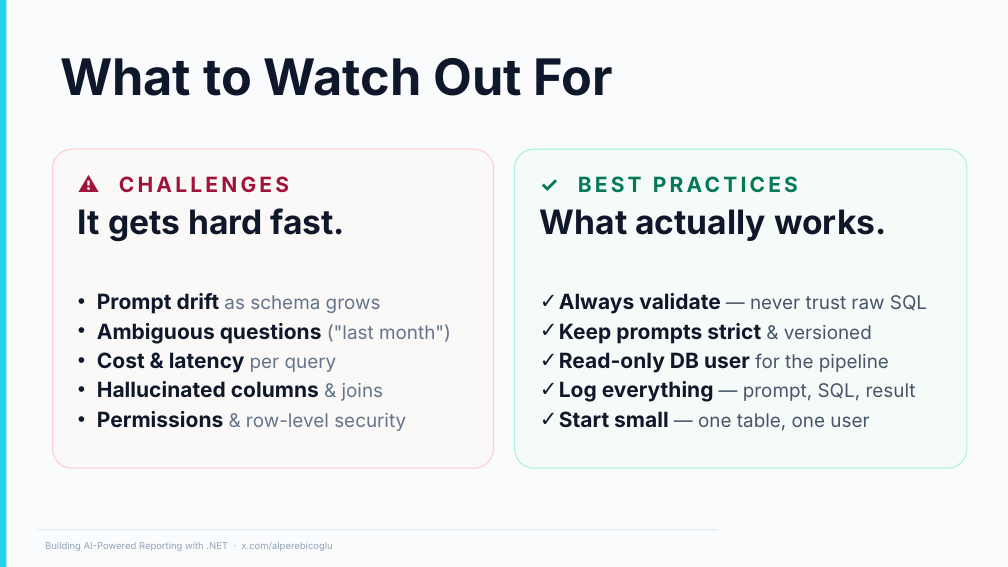
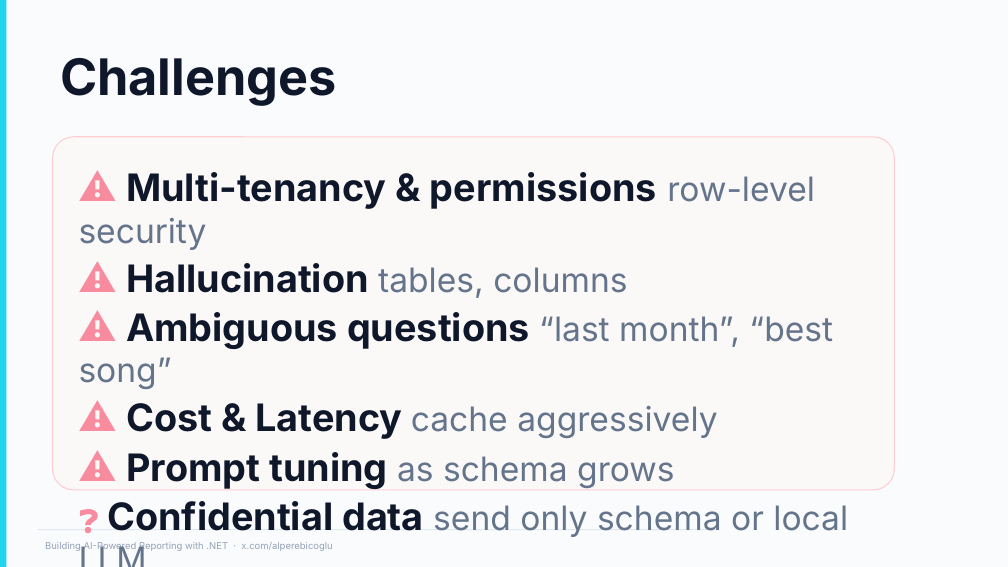
Before and after one commit to ebicoglu/chat-with-your-data-conference, a slide deck: slide 20 of Presentation.pptx. Drawn at 1008x567 pixels with LibreOffice and Linux fonts; fonts in the diff are those of the drawing; background and template pictures are left out. Boxes give left, top, right and bottom in pixels: in the first picture for what was removed or moved away, otherwise in the second. Text is boxed around its words. In the diff, an @@ line names an element or a change of style, - is before the commit and + after.

```diff
--- a/Presentation.pptx
+++ b/Presentation.pptx
@@ title at <box>60,58,336,105</box>: text changed @@
-What to Watch Out For
+Challenges
@@ rounded rectangle "⚠ Multi-tenancy & permissions row-level ...": place and size @@
-rounded rectangle "⚠ Multi-tenancy & permissions row-level ..." at <box>52,149,493,468</box>
+rounded rectangle "⚠ Multi-tenancy & permissions row-level ..." at <box>52,137,895,490</box>
@@ rounded rectangle removed at <box>515,149,967,468</box> @@
-✓ BEST PRACTICES
-What actually works.
-✓ Always validate — never trust raw SQL
-✓ Keep prompts strict & versioned
-✓ Read-only DB user for the pipeline
-✓ Log everything — prompt, SQL, result
-✓ Start small — one table, one user
@@ text in rounded rectangle at <box>79,172,848,537</box>: text changed; size 20 to 32 pt; text colour #0F172A to #64748B; bold off @@
-⚠ CHALLENGES
-It gets hard fast.
-• Prompt drift as schema grows
-• Ambiguous questions ("last month")
-• Cost & latency per query
-• Hallucinated columns & joins
-• Permissions & row-level security
+⚠ Multi-tenancy & permissions row-level security
+⚠ Hallucination tables, columns
+⚠ Ambiguous questions “last month”, “best song”
+⚠ Cost & Latency cache aggressively
+⚠ Prompt tuning as schema grows
+❓ Confidential data send only schema or local LLM
```
Also in this commit, not shown: 1 other slide changed, 1 slide added.
